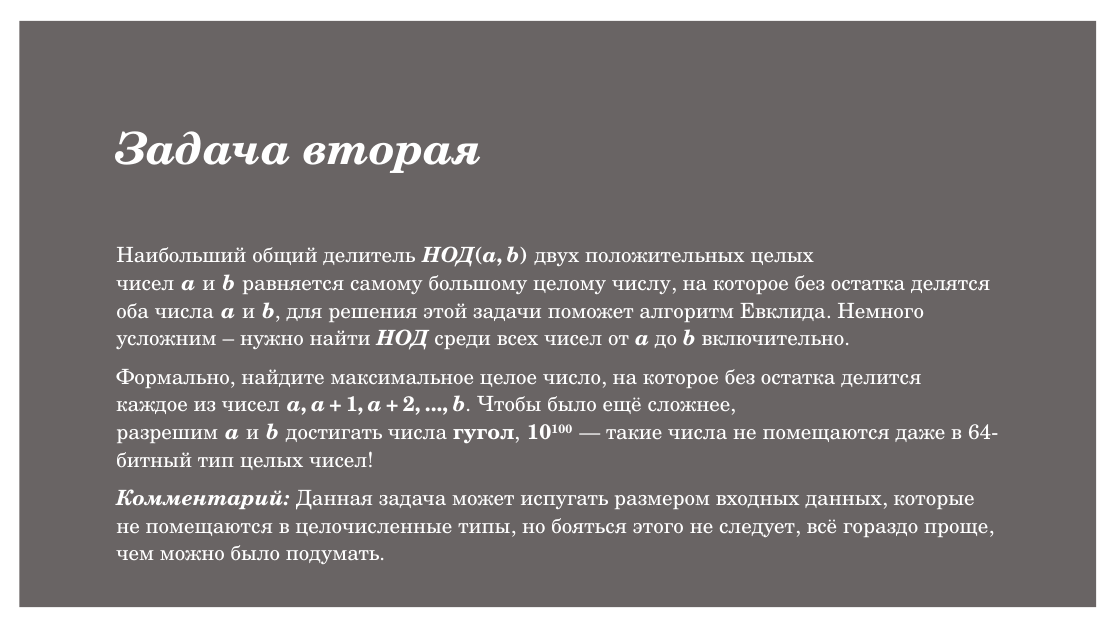
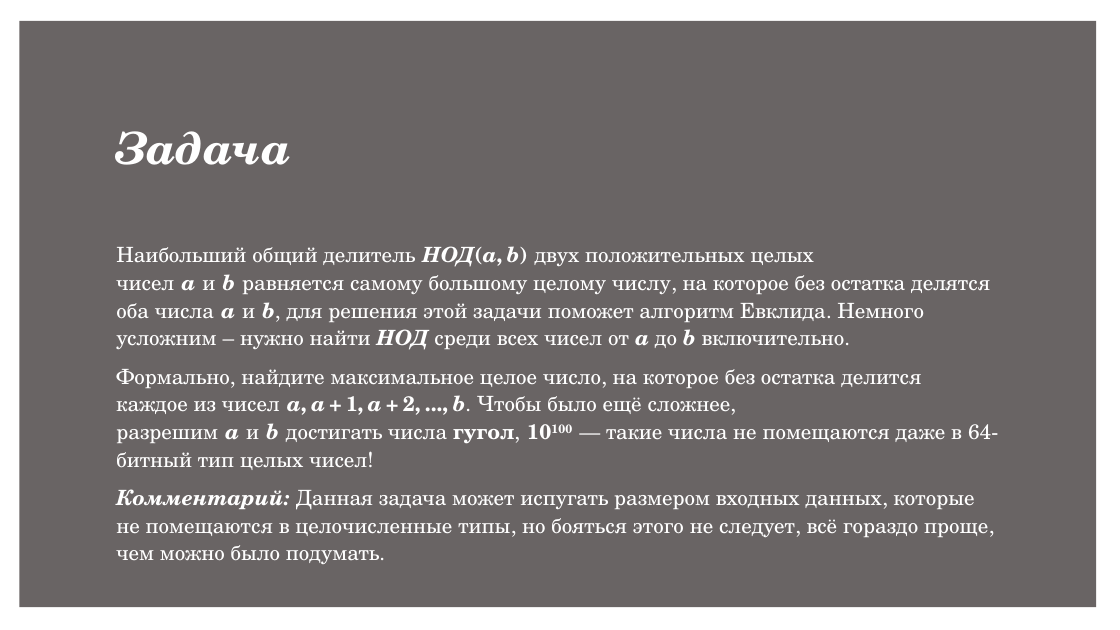
Before and after one commit to strax1e/AltExam, a slide deck: slide 1 of Level A/A2/A2 разбор.pptx. Drawn at 1120x630 pixels with LibreOffice and Linux fonts; fonts in the diff are those of the drawing. Boxes give left, top, right and bottom in pixels: in the first picture for what was removed or moved away, otherwise in the second. Text is boxed around its words. In the diff, an @@ line names an element or a change of style, - is before the commit and + after.

```diff
--- a/Level A/A2/A2 разбор.pptx
+++ b/Level A/A2/A2 разбор.pptx
@@ title at (116,131,291,165): text changed @@
-Задача вторая
+Задача
```
Also in this commit, not shown: 3 other files.
